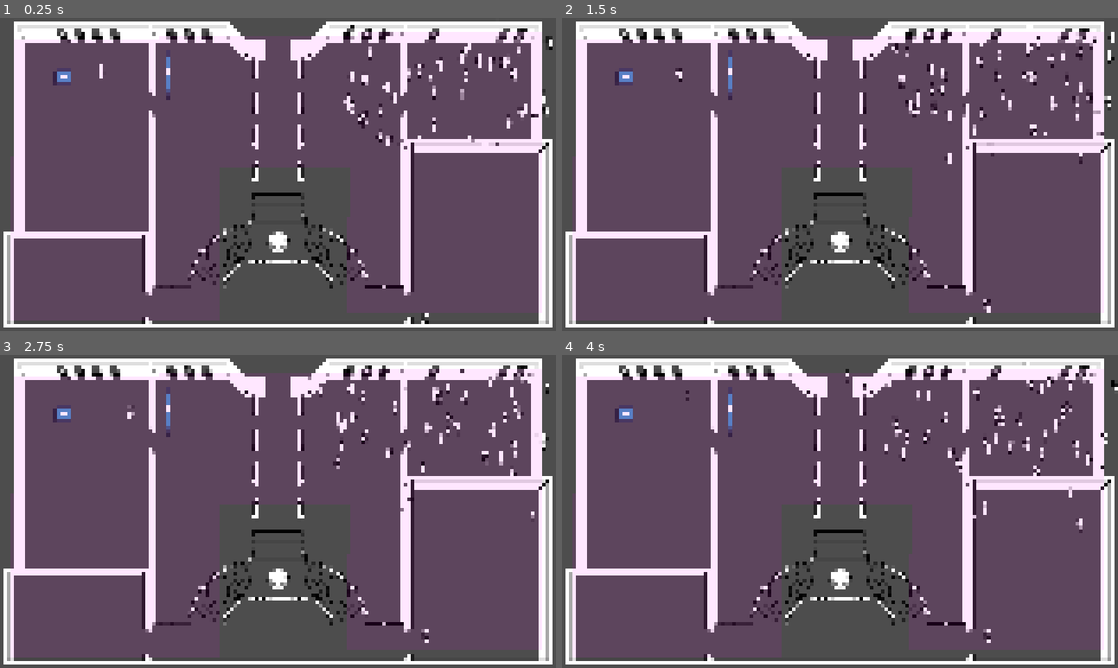
Above: before the commit, frames 1-4 (two rows, left to right).
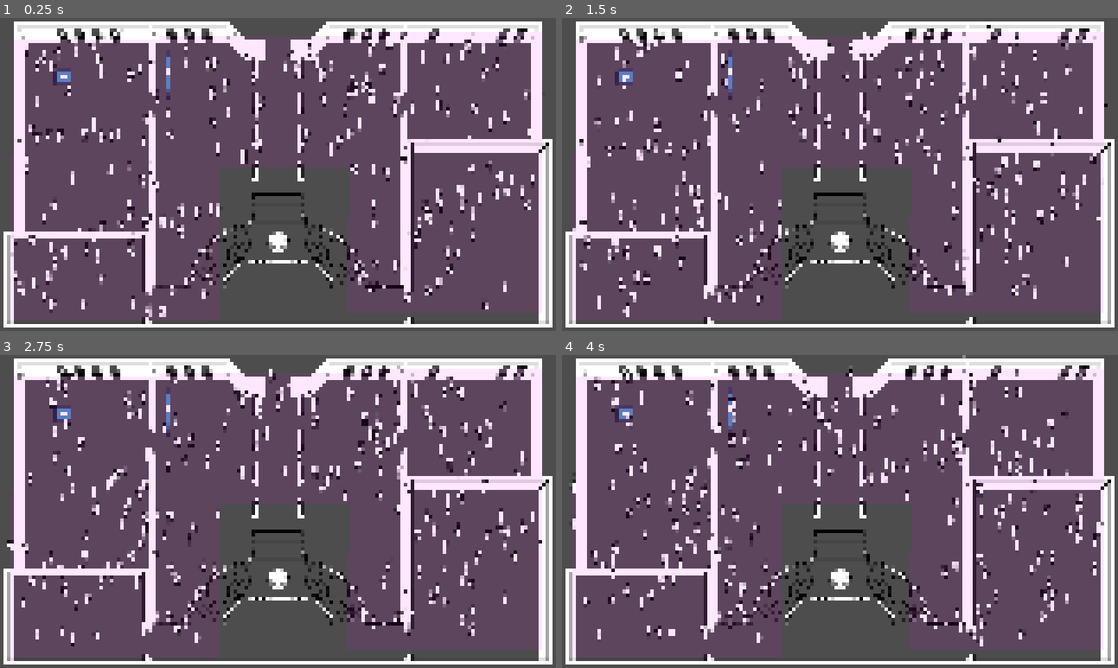
Above: after the commit, the same moments.

Repository: kscd/masquerade-ball-heist
Game: Godot game, scene res://scenes/sam.tscn
Two runs of this game, one before a commit and one after it. Both use one fixed random seed, a clock stepped at 60 frames per second and the inputs below. This scene is started directly instead of the project's main scene. The engine's default icon, where the game draws it, is replaced by a stand-in: a white triangle on a blue panel in a dark square.
Inputs (mouse positions are in pixels of both pictures, inside the frame that each line leads up to):
- Up to frame 1 (0.25 s): no input
- Up to frame 2 (1.5 s): tap Enter at 0.5 s; move the mouse to (962, 158) at 0.52 s; hold D (right) 0.53-1.28 s; click (962, 158) at 0.67 s; move the mouse to (728, 190) at 1.27 s; hold S (down) from 1.28 s (still down)
- Up to frame 3 (2.75 s): move the mouse to (333, 442) at 2.02 s; release S (down) at 2.03 s; hold D (right) from 2.03 s (still down)
- Up to frame 4 (4 s): move the mouse to (812, 574) at 2.77 s; release D (right) at 2.78 s; hold W (up) 2.78-3.53 s; click (812, 574) at 2.92 s; move the mouse to (1006, 558) at 3.52 s; hold A (left) from 3.53 s (still down)

The runs differ from the first frame. In frame 1, 6.3% of the frame differs, in the area x 1-100%, y 2-98%; in frame 2, 6.4%; in frame 3, 6.3%; in frame 4, 6.6%, in the area x 1-100%, y 0-94%.

Commit message:
add main level scene

Diff:
--- a/scenes/crowd_agent.tscn
+++ b/scenes/crowd_agent.tscn
@@ -9,7 +9,14 @@
 height = 68.0
 
 [node name="CharacterBody2D" type="CharacterBody2D" unique_id=737167328]
+collision_layer = 4
 script = ExtResource("1_ptrki")
+max_sight = 1000.0
+repick_interval = 5.0
+idle_chance_per_second = 0.2
+push_radius = 100.0
+max_side_push = 200000.0
+max_total_push = 40000.0
 
 [node name="MovementController" type="Node" parent="." unique_id=1560737005]
 unique_name_in_owner = true
--- /dev/null
+++ b/scenes/level.tscn
@@ -0,0 +1,243 @@
+[gd_scene format=3 uid="uid://d4lrw8yqabvu4"]
+
+[ext_resource type="PackedScene" uid="uid://c30c6v3tnaph1" path="res://scenes/player.tscn" id="1_b121j"]
+[ext_resource type="PackedScene" uid="uid://bhtx7d8nan6qt" path="res://scenes/collectible/collectible_sample.tscn" id="2_8c41q"]
+[ext_resource type="PackedScene" uid="uid://bxlyvl12pgcvr" path="res://scenes/obstacle/obstacle.tscn" id="3_olg7q"]
+[ext_resource type="PackedScene" uid="uid://fgnq6frat0i3" path="res://scenes/seeker.tscn" id="4_t1rx8"]
+[ext_resource type="PackedScene" uid="uid://0dt8el4fbxxp" path="res://scenes/hud.tscn" id="5_8iemx"]
+[ext_resource type="Texture2D" uid="uid://sc52d2ue8ugc" path="res://sprites/mansion-reference.png" id="6_64w2a"]
+[ext_resource type="PackedScene" uid="uid://d17ncw2rb7hk3" path="res://scenes/spawner.tscn" id="7_fpun6"]
+[ext_resource type="PackedScene" uid="uid://d25fgre156d1g" path="res://scenes/crowd_manager.tscn" id="8_wc255"]
+
+[sub_resource type="RectangleShape2D" id="RectangleShape2D_b121j"]
+size = Vector2(736.22064, 15.023473)
+
+[sub_resource type="RectangleShape2D" id="RectangleShape2D_8c41q"]
+size = Vector2(681.2066, 14.697885)
+
+[sub_resource type="RectangleShape2D" id="RectangleShape2D_olg7q"]
+size = Vector2(332.3728, 16.707848)
+
+[sub_resource type="RectangleShape2D" id="RectangleShape2D_t1rx8"]
+size = Vector2(503.7451, 16.707848)
+
+[sub_resource type="RectangleShape2D" id="RectangleShape2D_8iemx"]
+size = Vector2(204.34001, 16.707848)
+
+[sub_resource type="RectangleShape2D" id="RectangleShape2D_64w2a"]
+size = Vector2(54.282608, 16.707848)
+
+[sub_resource type="CapsuleShape2D" id="CapsuleShape2D_fpun6"]
+height = 27.230225
+
+[sub_resource type="RectangleShape2D" id="RectangleShape2D_wc255"]
+size = Vector2(114.81205, 16.707848)
+
+[sub_resource type="RectangleShape2D" id="RectangleShape2D_arp2o"]
+size = Vector2(114.81205, 16.707848)
+
+[sub_resource type="RectangleShape2D" id="RectangleShape2D_ux5qa"]
+size = Vector2(61.666584, 16.707848)
+
+[sub_resource type="RectangleShape2D" id="RectangleShape2D_82cfe"]
+size = Vector2(61.666584, 16.707848)
+
+[sub_resource type="RectangleShape2D" id="RectangleShape2D_gunhw"]
+size = Vector2(598.6361, 14.697885)
+
+[sub_resource type="RectangleShape2D" id="RectangleShape2D_8gofh"]
+size = Vector2(393.4525, 15.875553)
+
+[sub_resource type="RectangleShape2D" id="RectangleShape2D_h6wmr"]
+size = Vector2(202.89423, 15.875553)
+
+[sub_resource type="RectangleShape2D" id="RectangleShape2D_pqd0y"]
+size = Vector2(195.81305, 15.875553)
+
+[sub_resource type="RectangleShape2D" id="RectangleShape2D_5k0ak"]
+size = Vector2(588.5632, 14.697885)
+
+[sub_resource type="RectangleShape2D" id="RectangleShape2D_wu01b"]
+size = Vector2(1898.5068, 14.697885)
+
+[sub_resource type="RectangleShape2D" id="RectangleShape2D_3ies3"]
+size = Vector2(502.29858, 14.697885)
+
+[sub_resource type="RectangleShape2D" id="RectangleShape2D_xy2fk"]
+size = Vector2(572.73755, 15.879459)
+
+[sub_resource type="RectangleShape2D" id="RectangleShape2D_cmcjb"]
+size = Vector2(754.42395, 24.026545)
+
+[sub_resource type="RectangleShape2D" id="RectangleShape2D_556r4"]
+size = Vector2(484.24823, 16.708065)
+
+[node name="Sam" type="Node2D" unique_id=2027881017]
+
+[node name="Player" parent="." unique_id=637585576 instance=ExtResource("1_b121j")]
+position = Vector2(750, 433)
+
+[node name="Collectible" parent="." unique_id=1076301399 instance=ExtResource("2_8c41q")]
+position = Vector2(468, 435)
+
+[node name="Obstacle" parent="." unique_id=1070146420 instance=ExtResource("3_olg7q")]
+position = Vector2(1241, 410)
+
+[node name="Seeker" parent="." unique_id=1225841198 instance=ExtResource("4_t1rx8")]
+
+[node name="HUD" parent="." unique_id=925397185 instance=ExtResource("5_8iemx")]
+
+[node name="Sprite2D" type="Sprite2D" parent="." unique_id=1683676282]
+position = Vector2(879, -837)
+texture = ExtResource("6_64w2a")
+offset = Vector2(1169, 1989)
+
+[node name="Spawner" parent="." unique_id=1610160643 node_paths=PackedStringArray("spawn_poly") instance=ExtResource("7_fpun6")]
+spawn_count = 300
+spawn_poly = NodePath("../Polygon2D")
+
+[node name="CrowdManager" parent="." unique_id=61583125 instance=ExtResource("8_wc255")]
+
+[node name="Polygon2D" type="Polygon2D" parent="." unique_id=1558515404]
+position = Vector2(2, 1)
+scale = Vector2(2.12, 2.12)
+color = Color(1, 0, 1, 0.09411765)
+offset = Vector2(-1166.5098, 567.9246)
+invert_border = 0.1
+polygon = PackedVector2Array(1741.5098, -448.585, 1729.7173, 24.52826, 2534.9063, 18.867859, 2528.774, -442.4529)
+
+[node name="StaticBody2D" type="StaticBody2D" parent="." unique_id=92579591]
+scale = Vector2(2.13, 2.13)
+
+[node name="CollisionShape2D" type="CollisionShape2D" parent="StaticBody2D" unique_id=1084444294]
+position = Vector2(427.6995, 82.15962)
+shape = SubResource("RectangleShape2D_b121j")
+
+[node name="CollisionShape2D2" type="CollisionShape2D" parent="StaticBody2D" unique_id=331599943]
+position = Vector2(82.172295, 414.7992)
+rotation = 1.5731338
+shape = SubResource("RectangleShape2D_8c41q")
+
+[node name="CollisionShape2D12" type="CollisionShape2D" parent="StaticBody2D" unique_id=874749894]
+position = Vector2(36.62039, 892.5042)
+rotation = 1.5731338
+shape = SubResource("RectangleShape2D_olg7q")
+
+[node name="CollisionShape2D17" type="CollisionShape2D" parent="StaticBody2D" unique_id=2141043117]
+position = Vector2(287.56403, 757.74646)
+rotation = -3.1415925
+shape = SubResource("RectangleShape2D_t1rx8")
+
+[node name="CollisionShape2D18" type="CollisionShape2D" parent="StaticBody2D" unique_id=1329265346]
+position = Vector2(518.3098, 853.34375)
+rotation = 1.5707964
+shape = SubResource("RectangleShape2D_8iemx")
+
+[node name="CollisionShape2D20" type="CollisionShape2D" parent="StaticBody2D" unique_id=736783773]
+position = Vector2(517.37085, 1072.2117)
+rotation = 1.5707964
+shape = SubResource("RectangleShape2D_64w2a")
+
+[node name="CollisionShape2D21" type="CollisionShape2D" parent="StaticBody2D" unique_id=2075082744]
+position = Vector2(1405.6338, 1070.892)
+rotation = 1.5707964
+shape = SubResource("RectangleShape2D_64w2a")
+
+[node name="CollisionShape2D22" type="CollisionShape2D" parent="StaticBody2D" unique_id=1886740716]
+position = Vector2(1036.1503, 439.90607)
+rotation = 1.5707964
+shape = SubResource("CapsuleShape2D_fpun6")
+
+[node name="CollisionShape2D23" type="CollisionShape2D" parent="StaticBody2D" unique_id=1607770612]
+position = Vector2(1036.6196, 560.0939)
+rotation = 1.5707964
+shape = SubResource("CapsuleShape2D_fpun6")
+
+[node name="CollisionShape2D24" type="CollisionShape2D" parent="StaticBody2D" unique_id=2097095077]
+position = Vector2(885.9154, 560.56335)
+rotation = 1.5707964
+shape = SubResource("CapsuleShape2D_fpun6")
+
+[node name="CollisionShape2D25" type="CollisionShape2D" parent="StaticBody2D" unique_id=1903438425]
+position = Vector2(886.85443, 439.90607)
+rotation = 1.5707964
+shape = SubResource("CapsuleShape2D_fpun6")
+
+[node name="CollisionShape2D26" type="CollisionShape2D" parent="StaticBody2D" unique_id=1134945126]
+position = Vector2(885.91547, 319.71826)
+rotation = 1.5707964
+shape = SubResource("CapsuleShape2D_fpun6")
+
+[node name="CollisionShape2D27" type="CollisionShape2D" parent="StaticBody2D" unique_id=1644824078]
+position = Vector2(1035.6807, 320.18777)
+rotation = 1.5707964
+shape = SubResource("CapsuleShape2D_fpun6")
+
+[node name="CollisionShape2D13" type="CollisionShape2D" parent="StaticBody2D" unique_id=1660592115]
+position = Vector2(823.0047, 104.69484)
+rotation = -2.345857
+shape = SubResource("RectangleShape2D_wc255")
+
+[node name="CollisionShape2D14" type="CollisionShape2D" parent="StaticBody2D" unique_id=1938038589]
+position = Vector2(1100.9387, 103.755844)
+rotation = -0.78819937
+shape = SubResource("RectangleShape2D_arp2o")
+
+[node name="CollisionShape2D15" type="CollisionShape2D" parent="StaticBody2D" unique_id=1446965342]
+position = Vector2(886.197, 140.9692)
+rotation = 0.004670322
+shape = SubResource("RectangleShape2D_ux5qa")
+
+[node name="CollisionShape2D16" type="CollisionShape2D" parent="StaticBody2D" unique_id=747238481]
+position = Vector2(1038.4976, 141.78401)
+rotation = 0.004670322
+shape = SubResource("RectangleShape2D_82cfe")
+
+[node name="CollisionShape2D3" type="CollisionShape2D" parent="StaticBody2D" unique_id=128352367]
+position = Vector2(1871.877, 764.06366)
+rotation = 1.5731338
+shape = SubResource("RectangleShape2D_gunhw")
+
+[node name="CollisionShape2D9" type="CollisionShape2D" parent="StaticBody2D" unique_id=2140774407]
+position = Vector2(1840.3417, 266.22787)
+rotation = 1.5731338
+shape = SubResource("RectangleShape2D_8gofh")
+
+[node name="CollisionShape2D10" type="CollisionShape2D" parent="StaticBody2D" unique_id=1619924031]
+position = Vector2(1390.8569, 167.10983)
+rotation = 1.5731338
+shape = SubResource("RectangleShape2D_h6wmr")
+
+[node name="CollisionShape2D11" type="CollisionShape2D" parent="StaticBody2D" unique_id=276224455]
+position = Vector2(533.325, 172.08516)
+rotation = 1.5731338
+shape = SubResource("RectangleShape2D_pqd0y")
+
+[node name="CollisionShape2D4" type="CollisionShape2D" parent="StaticBody2D" unique_id=1255684691]
+position = Vector2(1390.1223, 641.8524)
+rotation = 1.5731338
+shape = SubResource("RectangleShape2D_5k0ak")
+
+[node name="CollisionShape2D19" type="CollisionShape2D" parent="StaticBody2D" unique_id=681022019]
+position = Vector2(961.46, 1058.6854)
+shape = SubResource("RectangleShape2D_wu01b")
+
+[node name="CollisionShape2D5" type="CollisionShape2D" parent="StaticBody2D" unique_id=1410468413]
+position = Vector2(1405.073, 703.72424)
+rotation = 1.5731338
+shape = SubResource("RectangleShape2D_3ies3")
+
+[node name="CollisionShape2D6" type="CollisionShape2D" parent="StaticBody2D" unique_id=1317776843]
+position = Vector2(532.4334, 646.47284)
+rotation = 1.5683053
+shape = SubResource("RectangleShape2D_xy2fk")
+
+[node name="CollisionShape2D7" type="CollisionShape2D" parent="StaticBody2D" unique_id=2008186057]
+position = Vector2(1501.6462, 77.26238)
+rotation = -3.1403239
+shape = SubResource("RectangleShape2D_cmcjb")
+
+[node name="CollisionShape2D8" type="CollisionShape2D" parent="StaticBody2D" unique_id=1954771025]
+position = Vector2(1637.5585, 456.8075)
+rotation = -3.1403239
+shape = SubResource("RectangleShape2D_556r4")
--- a/scenes/player.tscn
+++ b/scenes/player.tscn
@@ -8,6 +8,7 @@
 height = 72.0
 
 [node name="Player" type="CharacterBody2D" unique_id=637585576 groups=["player"]]
+collision_layer = 6
 collision_mask = 3
 
 [node name="CollisionShape2D" type="CollisionShape2D" parent="." unique_id=1395806930]
--- a/scripts/crowd_agent.gd
+++ b/scripts/crowd_agent.gd
@@ -2,14 +2,8 @@
 extends CharacterBody2D
 class_name CrowdAgent
 
-@export var cruise_speed: float = 120.0      # px/s (uniform for everyone)
-@export var accel: float = 600.0             # px/s^2
-@export var decel: float = 900.0             # px/s^2
-@export var max_turn_rate_deg: float = 360.0 # deg/s
-
 @export var max_sight: float = 600.0         # px
 @export var sample_count: int = 10           # 8–12
-@export var cone_deg: float = 140.0
 @export var repick_interval: float = 3.0     # seconds, staggered
 @export var reach_dist: float = 16.0         # px
 
@@ -27,11 +21,11 @@
 @export var dir_noise_deg: float = 10.0      # randomness in direction decision (degrees)
 @export var switch_hysteresis: float = 0.15  # 0..1: higher = less switching
 
-@export var push_radius: float = 28.0
-@export var max_side_push: float = 180.0
+@export var push_radius: float = 150.0
+@export var max_side_push: float = 100180.0
 @export var push_forward_ratio: float = 0.20
 @export var push_falloff_exp: float = 1.5
-@export var max_total_push: float = 260.0
+@export var max_total_push: float = 26000.0
 
 @export var obstacle_mask: int = 1           # collision mask bits for walls
 
@@ -65,6 +59,7 @@
 	# Always compute push (even while idling)
 	var push_vec := _compute_total_push_vector()
 	if push_vec.length_squared() > 0.0001:
+		print( "applied push ", push_vec.length(), "to ", name  )
 		%MovementController.push_direction = push_vec.normalized()
 		%MovementController.push_force = push_vec.length()
 	else:
--- a/scripts/spawner.gd
+++ b/scripts/spawner.gd
@@ -23,29 +23,29 @@
 		spawn_single_entity()
 
 func spawn_single_entity():
-	var valid_spot = false
-	var final_pos = Vector2.ZERO
+	var valid_spot := false
+	var final_pos := Vector2.ZERO
 
-	# 1. Get the bounding box of the polygon to narrow down the search
-	var bounds = get_polygon_bounds(spawn_poly.polygon)
+	# Build polygon points in GLOBAL space (includes node transform AND Polygon2D.offset)
+	var poly_global := get_polygon_global_points(spawn_poly)
+
+	# Bounding box in GLOBAL space
+	var bounds := get_polygon_bounds(poly_global)
 
 	for i in range(max_attempts_per_entity):
-		# 2. Pick a random point within the bounding box
-		var test_pos_local = Vector2(
+		# Pick random point in GLOBAL bounding box
+		var test_pos_global := Vector2(
 			randf_range(bounds.position.x, bounds.end.x),
 			randf_range(bounds.position.y, bounds.end.y)
 		)
 
-		# 3. Check if the point is actually inside the polygon shape
-		if Geometry2D.is_point_in_polygon(test_pos_local, spawn_poly.polygon):
-			# Convert local polygon point to global world space
-			var test_pos_global = spawn_poly.to_global(test_pos_local)
-
-			# 4. Check for physics collisions (ShapeCast)
+		# Check if inside GLOBAL polygon
+		if Geometry2D.is_point_in_polygon(test_pos_global, poly_global):
+			# Physics overlap check
 			shape_cast.global_position = test_pos_global
 			shape_cast.force_shapecast_update()
 
-			if !shape_cast.is_colliding():
+			if not shape_cast.is_colliding():
 				final_pos = test_pos_global
 				valid_spot = true
 				break
@@ -62,12 +62,19 @@
 		print("Failed to find empty spot in polygon.")
 
 # Helper function to find the square area around the polygon
+func get_polygon_global_points(poly: Polygon2D) -> PackedVector2Array:
+	var out := PackedVector2Array()
+	var off := poly.offset  # IMPORTANT
+	for p in poly.polygon:
+		out.append(poly.to_global(p + off))
+	return out
+
 func get_polygon_bounds(poly_points: PackedVector2Array) -> Rect2:
 	if poly_points.size() == 0:
 		return Rect2()
 
-	var min_v = poly_points[0]
-	var max_v = poly_points[0]
+	var min_v := poly_points[0]
+	var max_v := poly_points[0]
 
 	for p in poly_points:
 		min_v.x = min(min_v.x, p.x)
